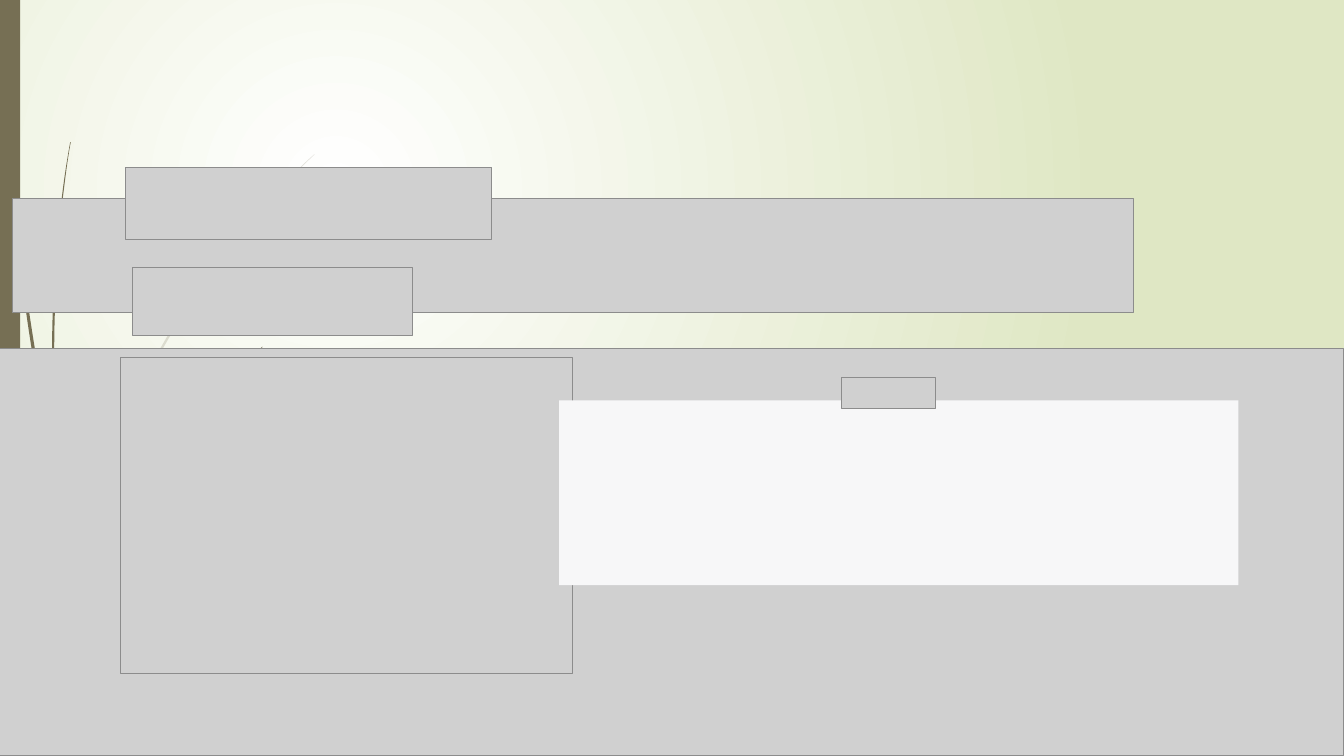
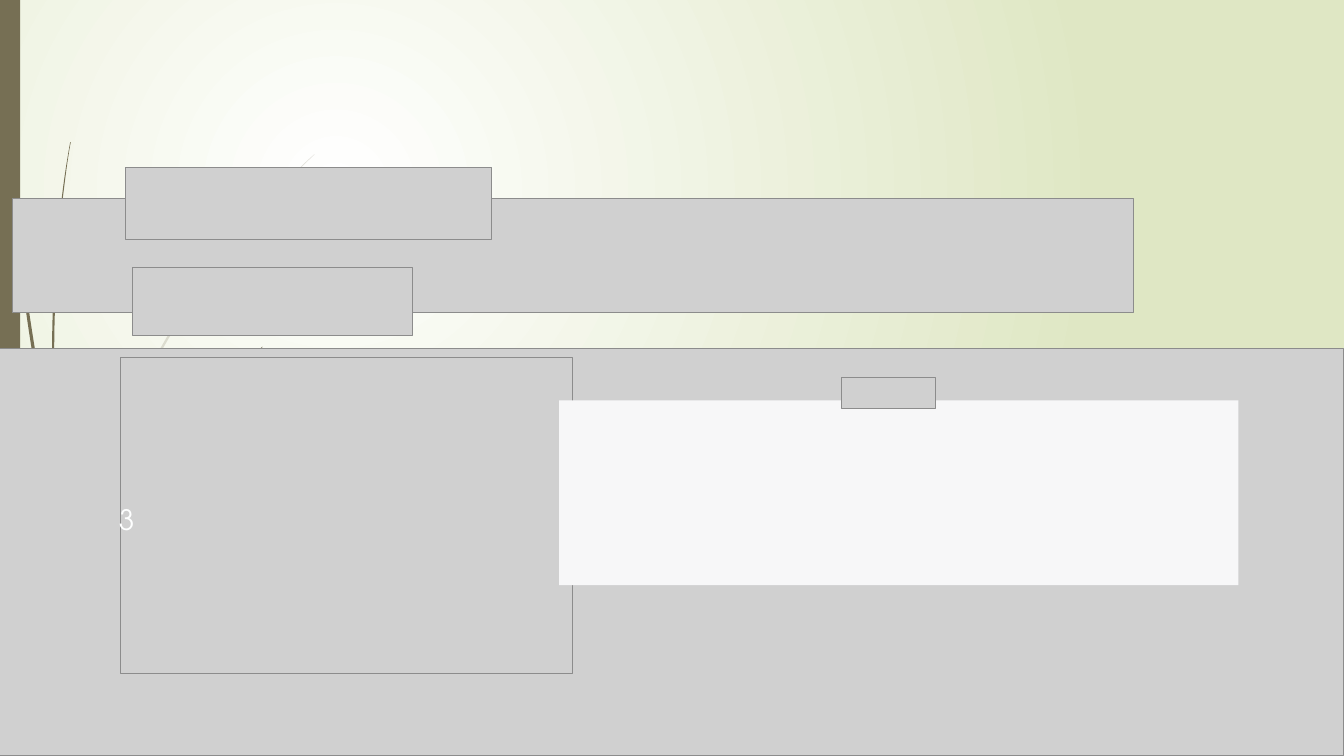
Before and after one commit to tmkttmkt/DevilTRex, a slide deck: slide 3 of その他/夏休みの課題のゲーム/GODAIGOisME_by森田/夏課題_ネットワーク技術/発表用.pptx. Drawn at 1344x756 pixels with LibreOffice and Linux fonts; fonts in the diff are those of the drawing; grey boxes stand for pictures; background and template pictures are left out. Boxes give left, top, right and bottom in pixels: in the first picture for what was removed or moved away, otherwise in the second. Text is boxed around its words. In the diff, an @@ line names an element or a change of style, - is before the commit and + after.

```diff
--- a/その他/夏休みの課題のゲーム/GODAIGOisME_by森田/夏課題_ネットワーク技術/発表用.pptx
+++ b/その他/夏休みの課題のゲーム/GODAIGOisME_by森田/夏課題_ネットワーク技術/発表用.pptx
@@ page number added at [119, 501, 135, 544], 20 pt, text #FEFFFF @@
+3
```
Also in this commit, not shown: 2 other slides changed, 4 slides added, 1 slide removed, 11 other files.
